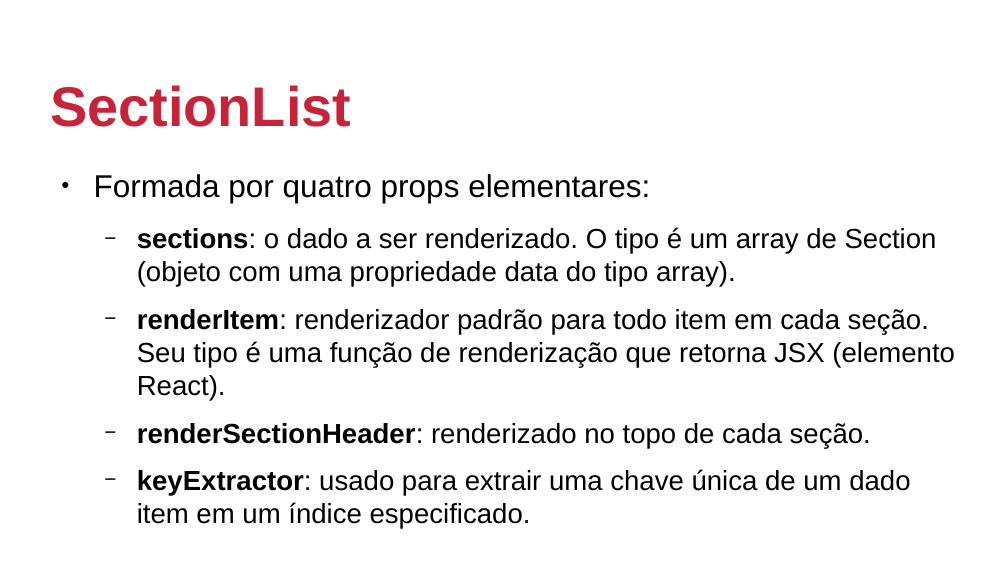
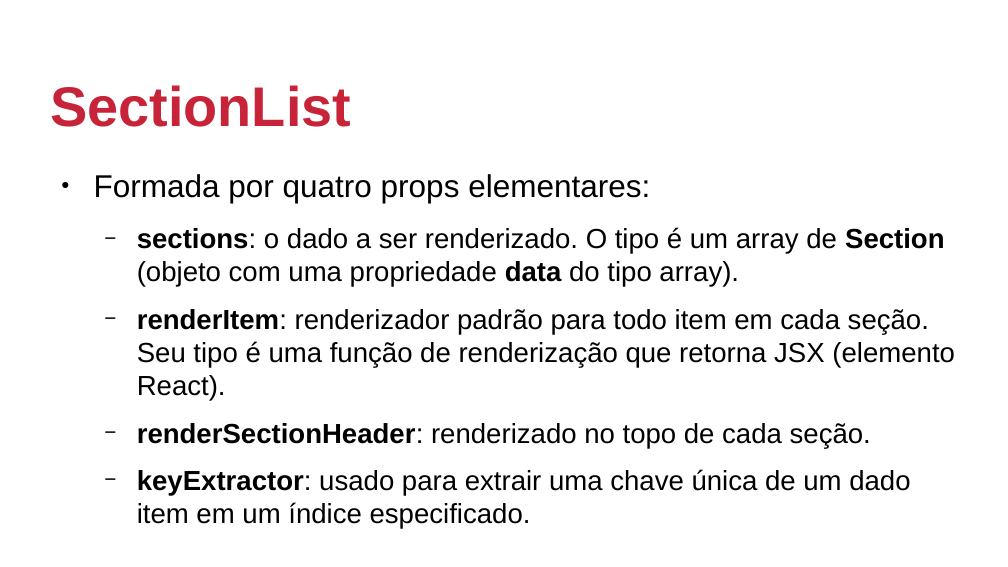
Before and after one commit to johnmagt/PIDM-2019_2, a slide deck: slide 40 of SLIDES/aula02.odp (slide 38 before the commit). Drawn at 1008x567 pixels with LibreOffice and Linux fonts; fonts in the diff are those of the drawing; background and template pictures are left out. Boxes give left, top, right and bottom in pixels: in the first picture for what was removed or moved away, otherwise in the second. Text is boxed around its words. In the diff, an @@ line names an element or a change of style, - is before the commit and + after.

```diff
--- a/SLIDES/aula02.odp
+++ b/SLIDES/aula02.odp
@@ text at bbox=[137, 227, 945, 287]: bold on in "Section data" @@
```
Also in this commit, not shown: 31 other slides changed, 2 slides added, 6 other files.
